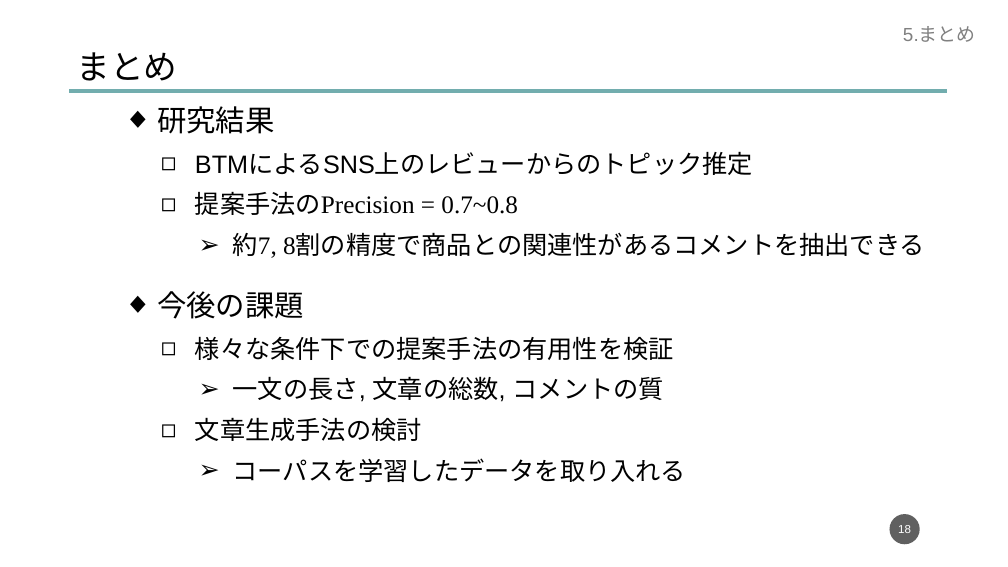
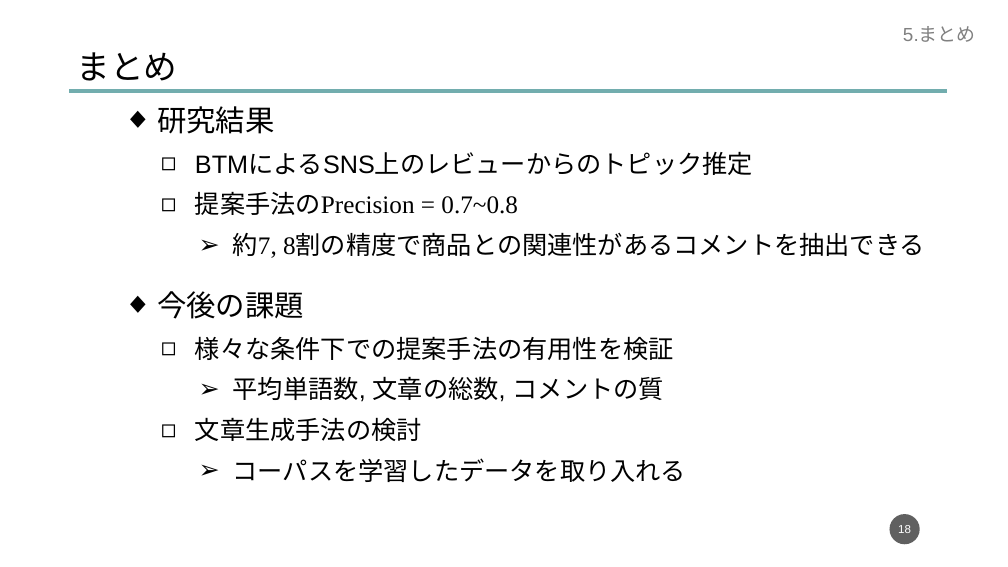
Before and after one commit to dora937nishikori/investigation, a slide deck: slide 18 of 修論/修論発表資料.pptx. Drawn at 1008x567 pixels with LibreOffice and Linux fonts; fonts in the diff are those of the drawing. Boxes give left, top, right and bottom in pixels: in the first picture for what was removed or moved away, otherwise in the second. Text is boxed around its words. In the diff, an @@ line names an element or a change of style, - is before the commit and + after.

```diff
--- a/修論/修論発表資料.pptx
+++ b/修論/修論発表資料.pptx
@@ text at [233, 376, 664, 402]: text changed @@
-      ➢ 一文の長さ, 文章の総数, コメントの質
+      ➢ 平均単語数, 文章の総数, コメントの質
```
Also in this commit, not shown: 3 other slides changed.
